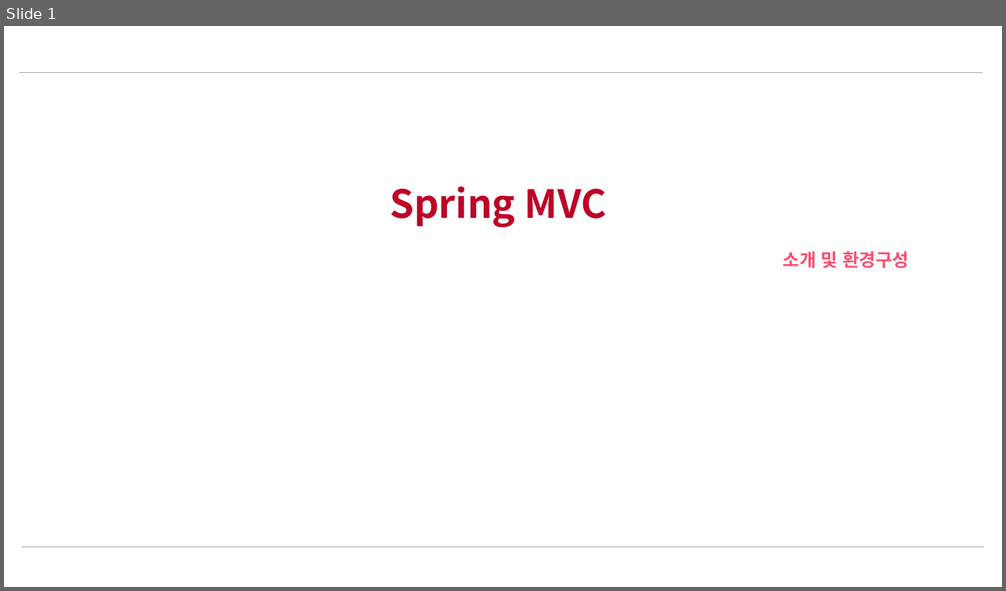
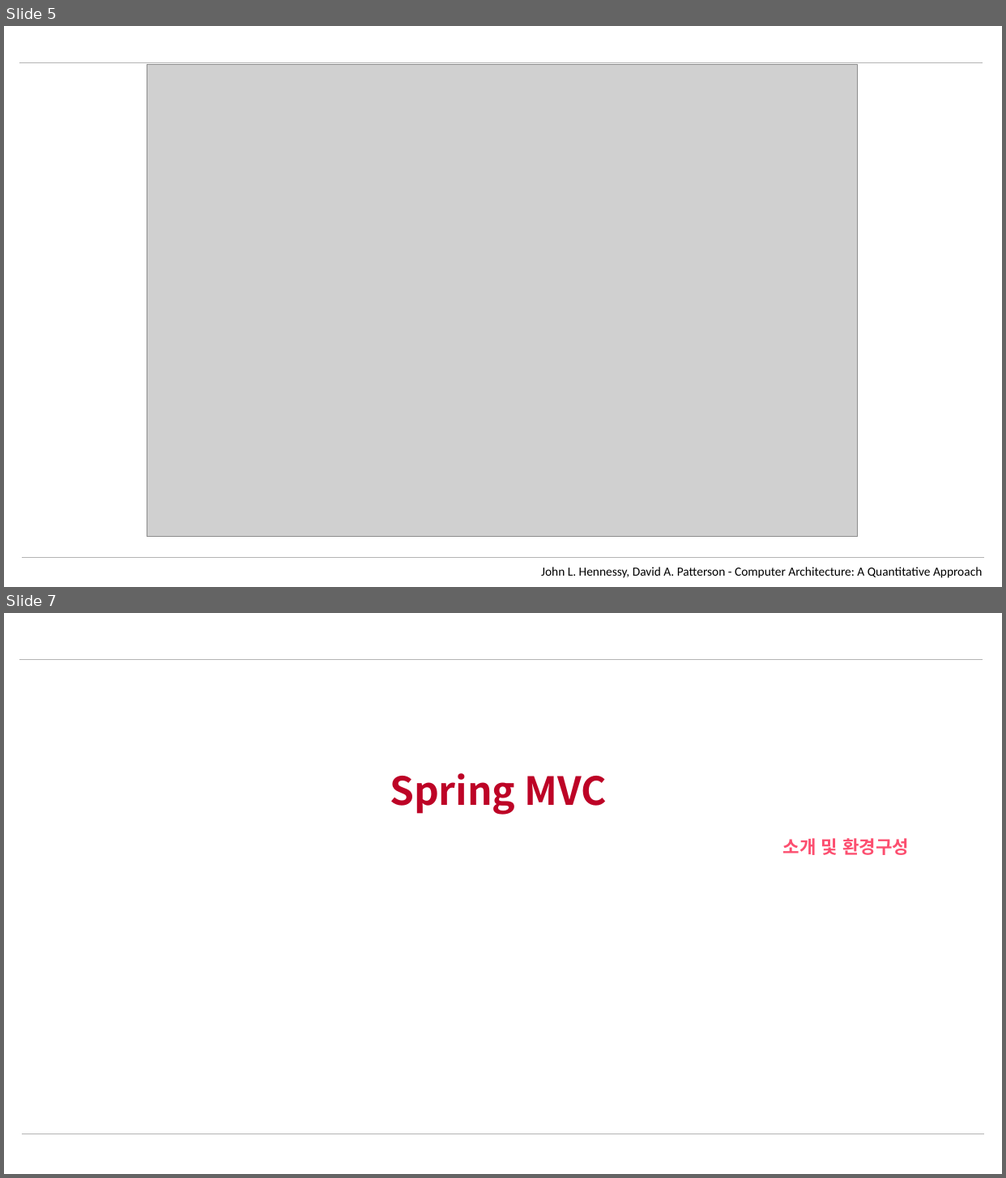
Before and after one commit to nayasis/fastcampus-webflux-coroutine, a slide deck: 99.ppt/Ch2. 동기 서비스 구현 (Spring MVC).pptx. Shown one above the other, each under a label of ours: slide 1 before the commit, slides 5 and 7 after it; the slides between them are not shown. The pictures are 1006x591 and 1006x1178 pixels, drawn with LibreOffice and Linux fonts; fonts in the diff are those of the drawing; grey boxes stand for pictures; background and template pictures are left out. Boxes give left, top, right and bottom in pixels: in the first picture for what was removed or moved away, otherwise in the second. Text is boxed around its words. In the diff, an @@ line names an element or a change of style, - is before the commit and + after.

```diff
--- a/99.ppt/Ch2. 동기 서비스 구현 (Spring MVC).pptx
+++ b/99.ppt/Ch2. 동기 서비스 구현 (Spring MVC).pptx
@@ slide 5 added at [4,26,1002,587], background #FFFFFF @@
@@ line added from (20, 63) to (982, 63), #B3B3B3 0.5 pt @@
@@ picture added at [147,65,857,537] @@
@@ line added from (22, 558) to (984, 558), #B3B3B3 0.5 pt @@
@@ text added at [541,567,982,578], 9 pt, text #000000 @@
+John L. Hennessy, David A. Patterson - Computer Architecture: A Quantitative Approach
@@ what was slide 1 is now slide 7 @@
```
Also in this commit, not shown: 5 other slides added.
